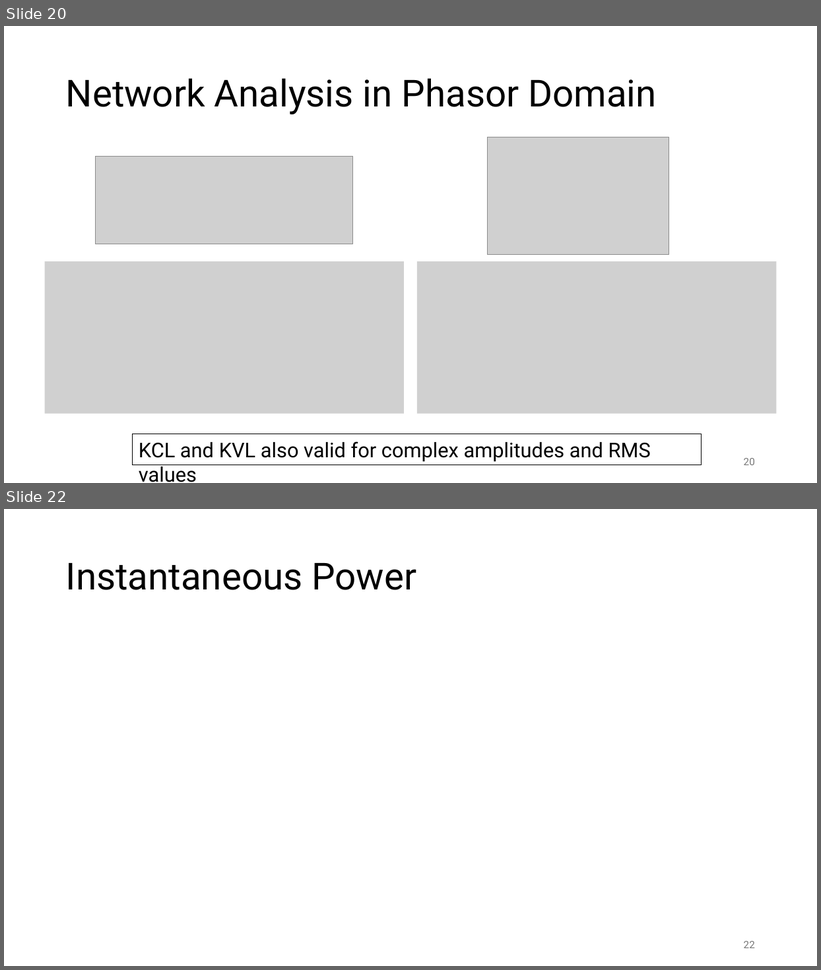
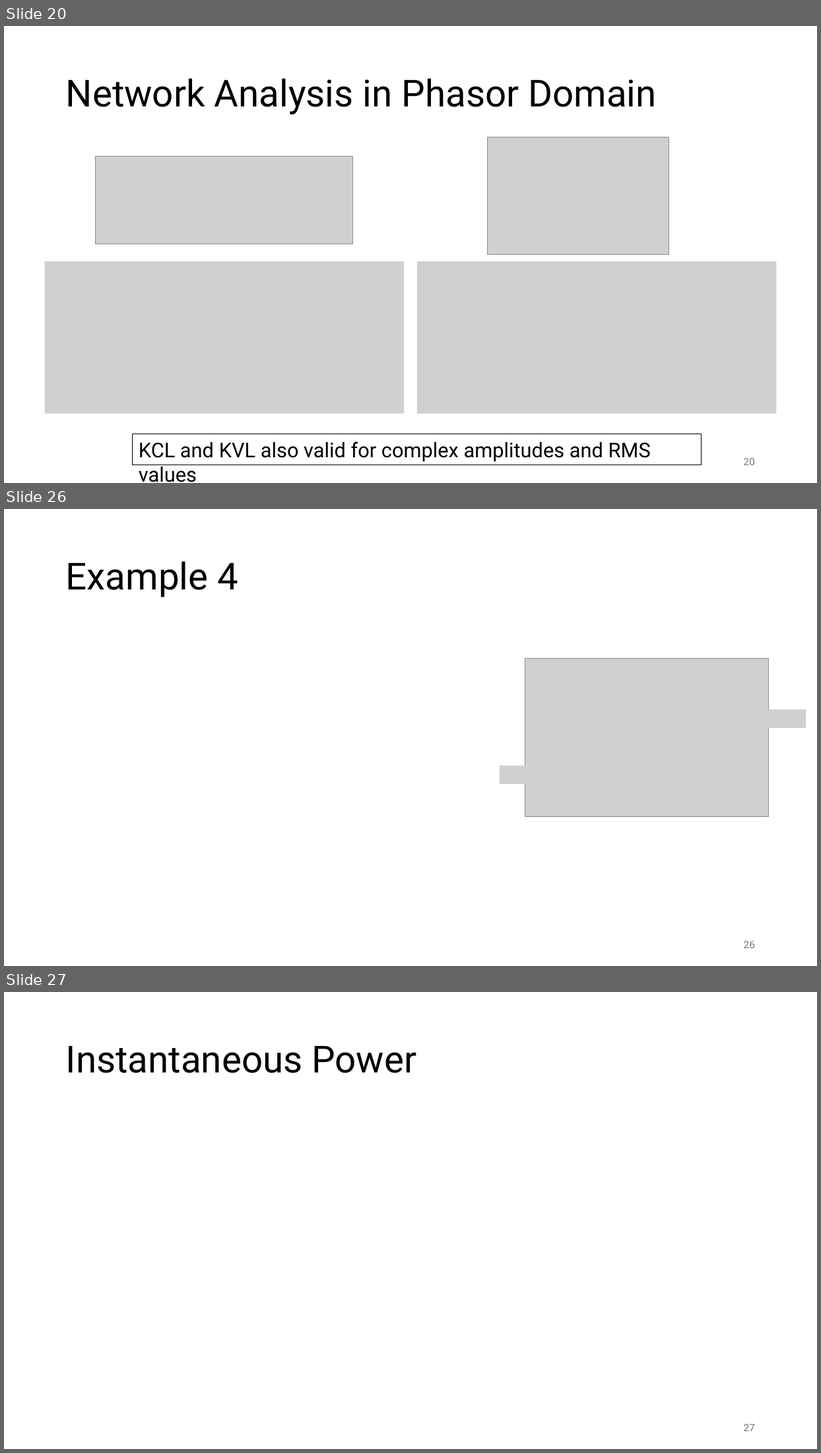
Before and after one commit to FelixWick/intro_electrical_eng, a slide deck: 4_ACtech.pptx. Shown one above the other, each under a label of ours: slides 20 and 22 before the commit, slides 20, 26 and 27 after it; the slides between them are not shown. The pictures are 821x970 and 821x1453 pixels, drawn with LibreOffice and Linux fonts; fonts in the diff are those of the drawing; grey boxes stand for pictures. Boxes give left, top, right and bottom in pixels: in the first picture for what was removed or moved away, otherwise in the second. Text is boxed around its words. In the diff, an @@ line names an element or a change of style, - is before the commit and + after.

```diff
--- a/4_ACtech.pptx
+++ b/4_ACtech.pptx
@@ slide 26 added at bbox=[4, 509, 817, 966], background #FFFFFF @@
@@ title added at bbox=[66, 561, 238, 597], 44 pt, text #000000 @@
+Example 4
@@ picture added at bbox=[525, 658, 768, 817] @@
@@ picture added at bbox=[733, 710, 806, 728] @@
@@ picture added at bbox=[500, 766, 579, 784] @@
@@ picture added at bbox=[646, 775, 731, 793] @@
@@ page number added at bbox=[744, 941, 755, 949], 12 pt, text #797979 @@
+26
@@ what was slide 22 is now slide 27 @@
@@ page number at bbox=[744, 1424, 755, 1432]: text changed @@
-22
+27
```
Also in this commit, not shown: 6 slides changed, 12 other slides added, 1 slide removed, 2 other files.
